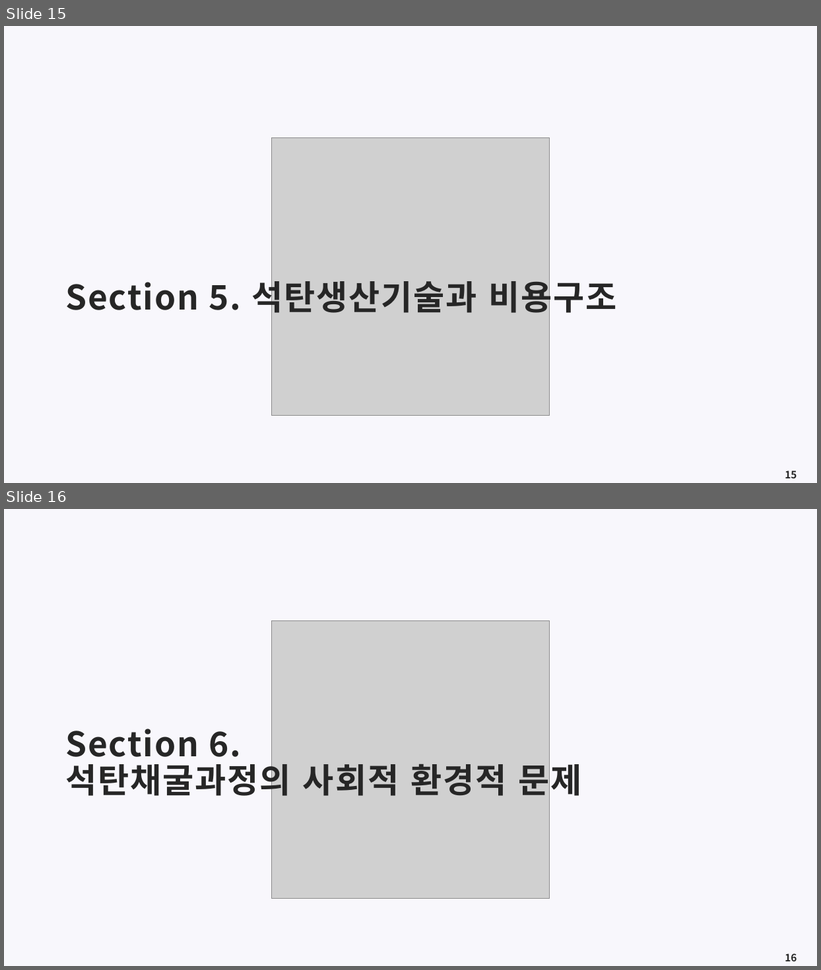
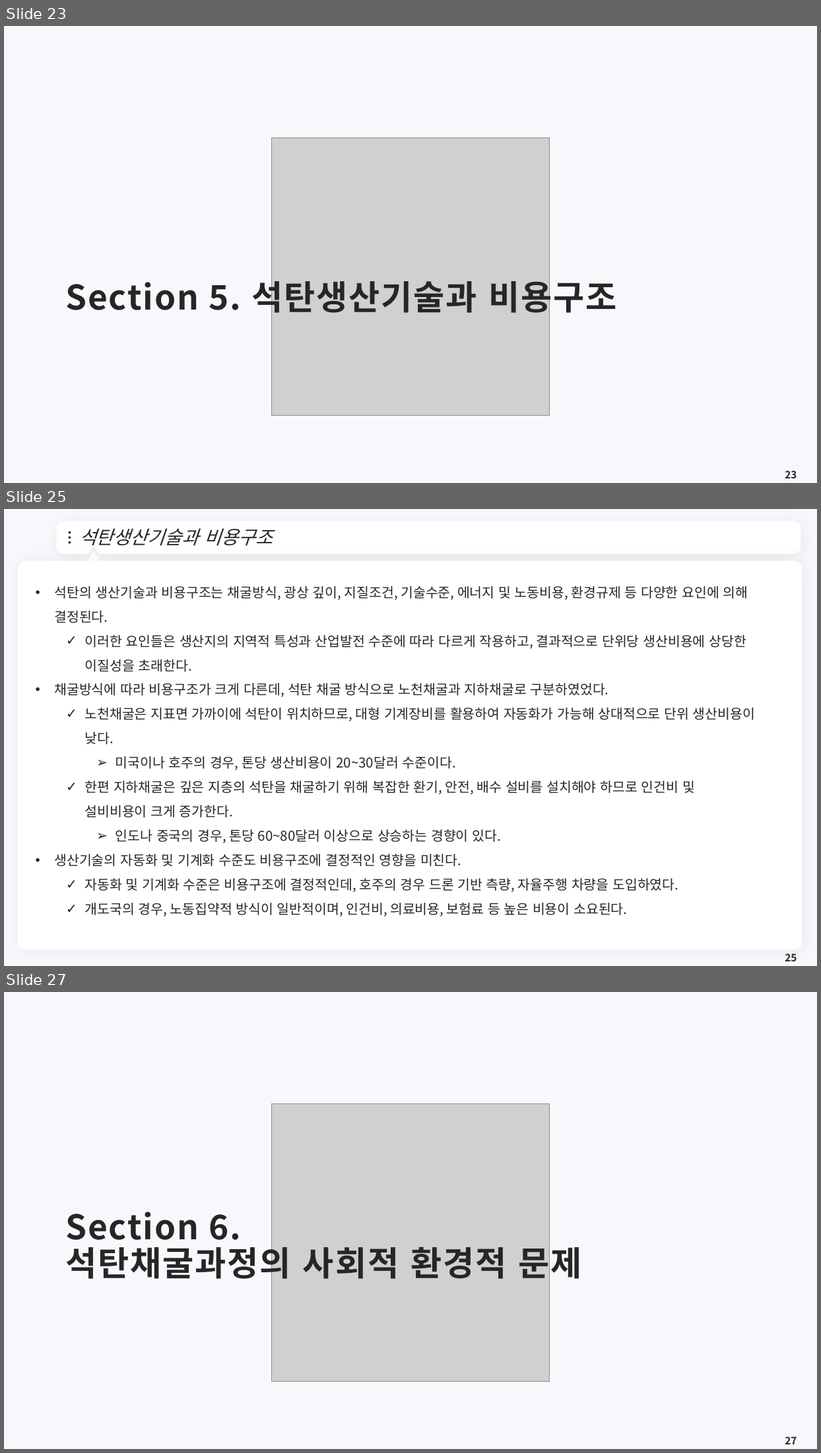
Before and after one commit to meandthey/Teaching, a slide deck: 에너지경제학/자원에너지경제학_Chapter_4 (석탄).pptx. Shown one above the other, each under a label of ours: slides 15 and 16 before the commit, slides 23, 25 and 27 after it; the slides between them are not shown. The pictures are 821x970 and 821x1453 pixels, drawn with LibreOffice and Linux fonts; fonts in the diff are those of the drawing; grey boxes stand for pictures; background and template pictures are left out. Boxes give left, top, right and bottom in pixels: in the first picture for what was removed or moved away, otherwise in the second. Text is boxed around its words. In the diff, an @@ line names an element or a change of style, - is before the commit and + after.

```diff
--- a/에너지경제학/자원에너지경제학_Chapter_4 (석탄).pptx
+++ b/에너지경제학/자원에너지경제학_Chapter_4 (석탄).pptx
@@ slide 25 added at bbox=[4, 509, 817, 966], background #F8F7FC @@
@@ freeform shape added at bbox=[59, 524, 798, 551], fill #FFFFFF, outline #FFFFFF 7.25 pt @@
@@ title added at bbox=[79, 528, 273, 546], 22 pt, text #262626, italic @@
+석탄생산기술과 비용구조
@@ ellipse added at bbox=[69, 531, 71, 534], fill #262626 @@
@@ ellipse added at bbox=[69, 537, 71, 539], fill #262626 @@
@@ ellipse added at bbox=[69, 541, 71, 544], fill #262626 @@
@@ freeform shape added at bbox=[781, 533, 789, 543], fill #FFFFFF @@
@@ rounded rectangle added at bbox=[18, 561, 803, 950], fill #FFFFFF @@
@@ triangle added at bbox=[86, 553, 100, 566], fill #FFFFFF, outline #FFFFFF 3.75 pt @@
@@ text added at bbox=[54, 586, 755, 917], 16 pt, text #262626 @@
+• 석탄의 생산기술과 비용구조는 채굴방식, 광상 깊이, 지질조건, 기술수준, 에너지 및 노동비용, 환경규제 등 다양한 요인에 의해 결정된다.
+  ✓ 이러한 요인들은 생산지의 지역적 특성과 산업발전 수준에 따라 다르게 작용하고, 결과적으로 단위당 생산비용에 상당한 이질성을 초래한다.
+• 채굴방식에 따라 비용구조가 크게 다른데, 석탄 채굴 방식으로 노천채굴과 지하채굴로 구분하였었다.
+  ✓ 노천채굴은 지표면 가까이에 석탄이 위치하므로, 대형 기계장비를 활용하여 자동화가 가능해 상대적으로 단위 생산비용이 낮다.
+    ➢ 미국이나 호주의 경우, 톤당 생산비용이 20~30달러 수준이다.
+  ✓ 한편 지하채굴은 깊은 지층의 석탄을 채굴하기 위해 복잡한 환기, 안전, 배수 설비를 설치해야 하므로 인건비 및 설비비용이 크게 증가한다.
+    ➢ 인도나 중국의 경우, 톤당 60~80달러 이상으로 상승하는 경향이 있다.
+• 생산기술의 자동화 및 기계화 수준도 비용구조에 결정적인 영향을 미친다.
+  ✓ 자동화 및 기계화 수준은 비용구조에 결정적인데, 호주의 경우 드론 기반 측량, 자율주행 차량을 도입하였다.
+  ✓ 개도국의 경우, 노동집약적 방식이 일반적이며, 인건비, 의료비용, 보험료 등 높은 비용이 소요된다.
@@ page number added at bbox=[785, 954, 797, 962], 12 pt, text #262626, bold @@
+25
@@ what was slide 15 is now slide 23 @@
@@ page number at bbox=[785, 471, 797, 479]: text changed @@
-15
+23
@@ what was slide 16 is now slide 27 @@
@@ page number at bbox=[785, 1437, 797, 1445]: text changed @@
-16
+27
```
Also in this commit, not shown: 4 slides changed, 11 other slides added.
